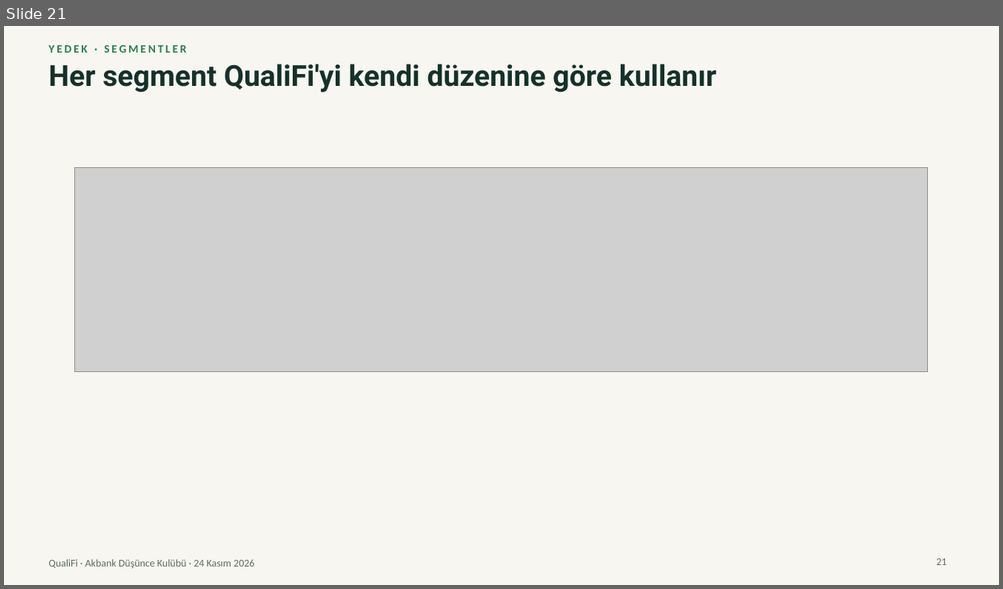
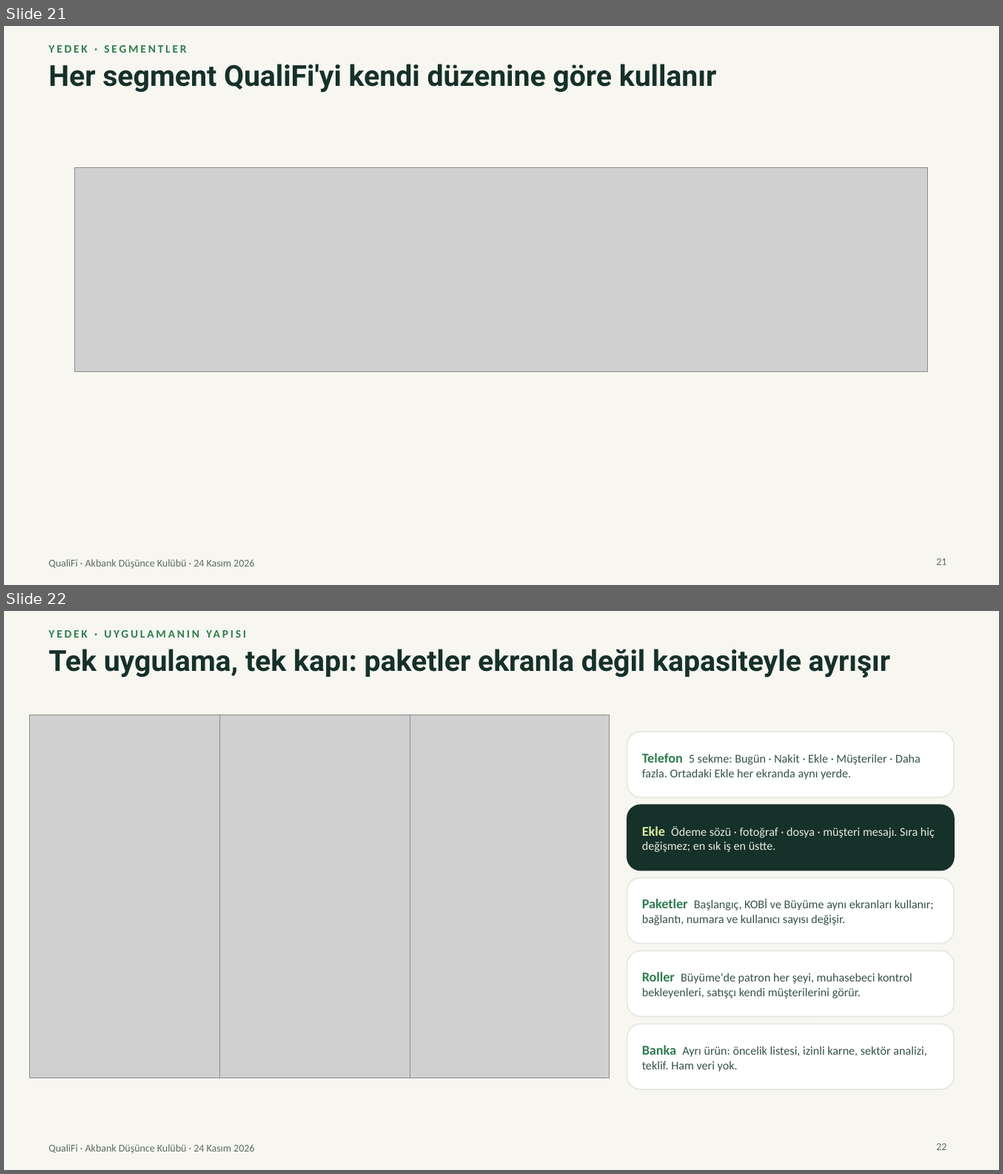
Before and after one commit to Talhaguler1/qualifi-41598058, a slide deck: marketing/presentation-2026-11-24/QualiFi-final-sunum.pptx. Shown one above the other, each under a label of ours: slide 21 before the commit, slides 21 and 22 after it. The pictures are 1003x589 and 1003x1174 pixels, drawn with LibreOffice and Linux fonts; fonts in the diff are those of the drawing; grey boxes stand for pictures. Boxes give left, top, right and bottom in pixels: in the first picture for what was removed or moved away, otherwise in the second. Text is boxed around its words. In the diff, an @@ line names an element or a change of style, - is before the commit and + after.

```diff
--- a/marketing/presentation-2026-11-24/QualiFi-final-sunum.pptx
+++ b/marketing/presentation-2026-11-24/QualiFi-final-sunum.pptx
@@ slide 22 added at (4,611,999,1170), background #F7F6F1; not listed: 1 template element that a slide beside it also shows @@
@@ text added at (48,624,496,643), 11 pt, text #2F7D4F, bold @@
+YEDEK · UYGULAMANIN YAPISI
@@ text added at (48,649,890,678), 28 pt, text #16302A, bold @@
+Tek uygulama, tek kapı: paketler ekranla değil kapasiteyle ayrışır
@@ picture added at (29,715,228,1078) @@
@@ picture added at (219,715,419,1078) @@
@@ picture added at (410,715,609,1078) @@
@@ rounded rectangle added at (627,732,954,797), fill #FFFFFF, outline #E2E6DB 1 pt @@
@@ text added at (642,753,920,780), 11.5 pt, text #34524A @@
+Telefon 5 sekme: Bugün · Nakit · Ekle · Müşteriler · Daha fazla. Ortadaki Ekle her ekranda aynı yerde.
@@ rounded rectangle added at (627,805,954,871), fill #16302A, outline #16302A 1 pt @@
@@ text added at (642,826,934,852), 11.5 pt, text #E3EEDB @@
+Ekle Ödeme sözü · fotoğraf · dosya · müşteri mesajı. Sıra hiç değişmez; en sık iş en üstte.
@@ rounded rectangle added at (627,878,954,944), fill #FFFFFF, outline #E2E6DB 1 pt @@
@@ text added at (642,899,933,925), 11.5 pt, text #34524A @@
+Paketler Başlangıç, KOBİ ve Büyüme aynı ekranları kullanır; bağlantı, numara ve kullanıcı sayısı değişir.
@@ rounded rectangle added at (627,951,954,1017), fill #FFFFFF, outline #E2E6DB 1 pt @@
@@ text added at (642,972,912,999), 11.5 pt, text #34524A @@
+Roller Büyüme'de patron her şeyi, muhasebeci kontrol bekleyenleri, satışçı kendi müşterilerini görür.
@@ rounded rectangle added at (627,1025,954,1090), fill #FFFFFF, outline #E2E6DB 1 pt @@
@@ text added at (642,1045,926,1072), 11.5 pt, text #34524A @@
+Banka Ayrı ürün: öncelik listesi, izinli karne, sektör analizi, teklif. Ham veri yok.
@@ page number added at (936,1144,946,1150), 10 pt, text #5D6C61 @@
+22
```
Also in this commit, not shown: 10 other files.
